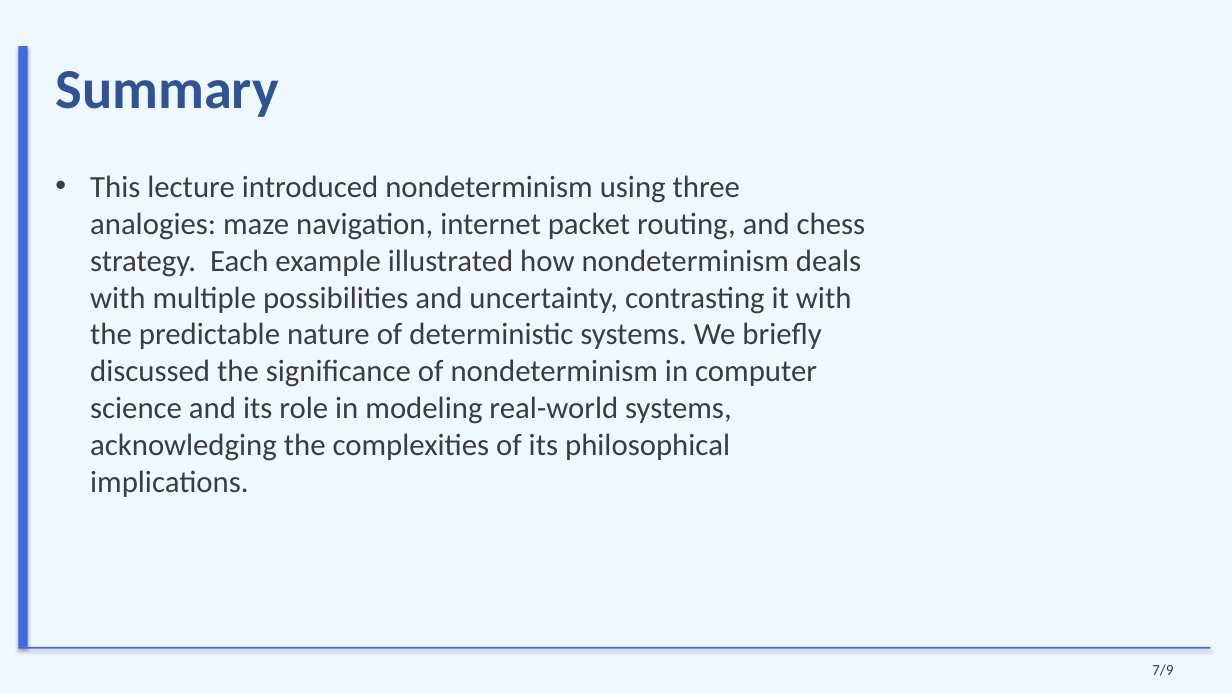
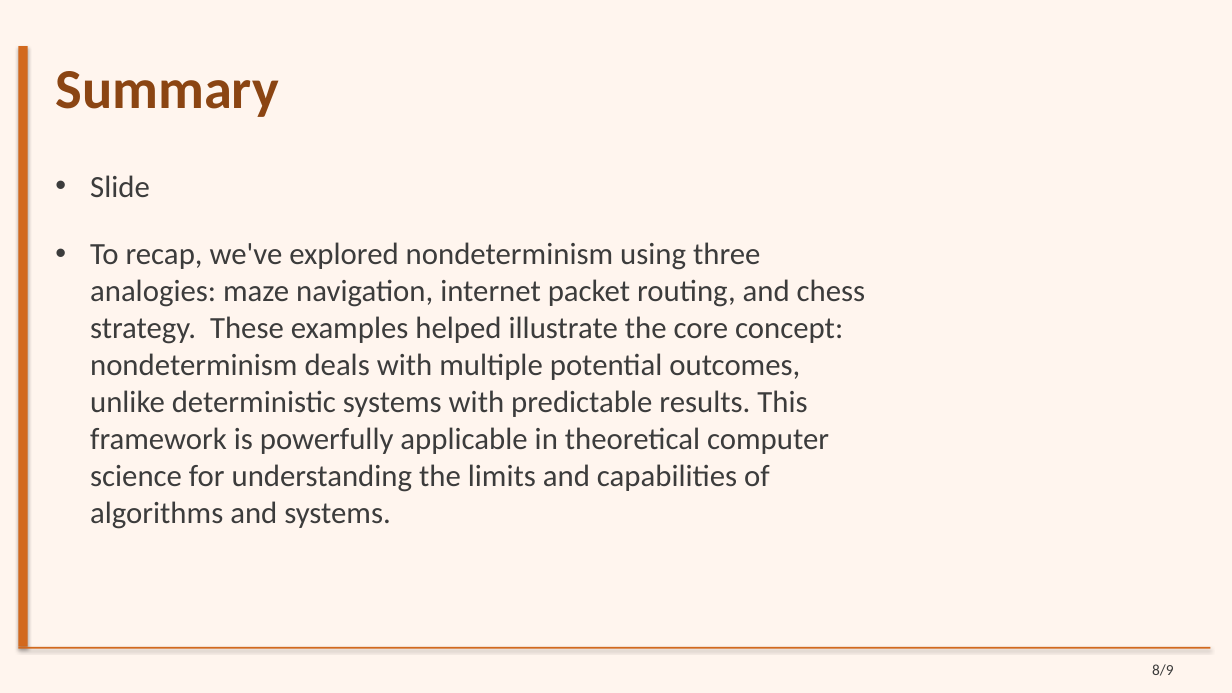
Before and after one commit to sanskarsri26/pdf-to-lecture, a slide deck: slide 8 of Styled_Slides.pptx (slide 7 before the commit). Drawn at 1232x693 pixels with LibreOffice and Linux fonts; fonts in the diff are those of the drawing. Boxes give left, top, right and bottom in pixels: in the first picture for what was removed or moved away, otherwise in the second. Text is boxed around its words. In the diff, an @@ line names an element or a change of style, - is before the commit and + after.

```diff
--- a/Styled_Slides.pptx
+++ b/Styled_Slides.pptx
@@ background #F0F8FF to #FFF5EE @@
@@ title "Summary" at (x1=55, y1=71, x2=279, y2=117): text colour #2F5496 to #8B4513 @@
@@ rectangle at (x1=18, y1=46, x2=28, y2=647): fill #4169E1 to #D2691E @@
@@ text at (x1=90, y1=175, x2=866, y2=529): text changed @@
-• This lecture introduced nondeterminism using three analogies: maze navigation, internet packet routing, and chess strategy. Each example illustrated how nondeterminism deals with multiple possibilities and uncertainty, contrasting it with the predictable nature of deterministic systems. We briefly discussed the significance of nondeterminism in computer science and its role in modeling real-world systems, acknowledging the complexities of its philosophical implications.
+• Slide
+• To recap, we've explored nondeterminism using three analogies: maze navigation, internet packet routing, and chess strategy. These examples helped illustrate the core concept: nondeterminism deals with multiple potential outcomes, unlike deterministic systems with predictable results. This framework is powerfully applicable in theoretical computer science for understanding the limits and capabilities of algorithms and systems.
@@ rectangle at (x1=18, y1=647, x2=1211, y2=649): fill #4169E1 to #D2691E @@
@@ text at (x1=1152, y1=664, x2=1174, y2=676): text changed @@
-7/9
+8/9
```
Also in this commit, not shown: 7 other slides changed, 1 slide added, 1 slide removed, 37 other files.
